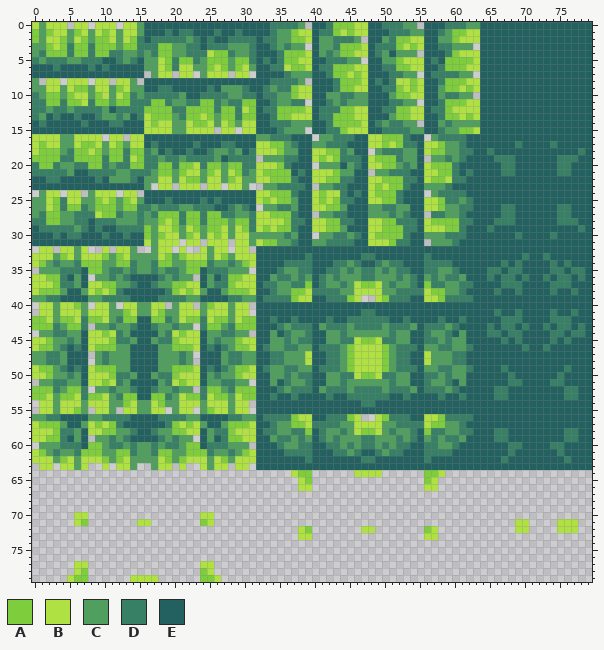
Two versions of one pixel-art file, graphics/source/tilesets/stones.aseprite. The first picture shows the starting point.
80x80 pixels, 1 frame.
Palette (. is transparent): A #7ecd3d  B #b0e143  C #509f5e  D #377f65  E #236060
The same view after the edit:
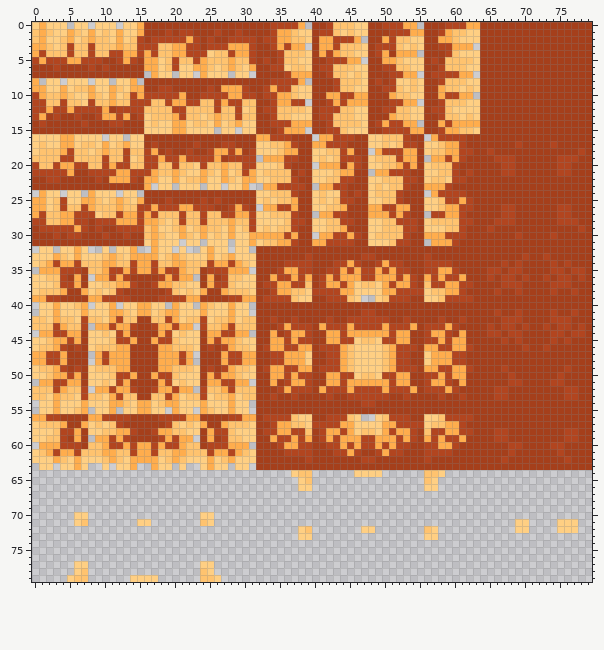
The exact change:
layer "Midnight" now hidden
layer "Evening" now hidden
Colour A changes from #7ecd3d to #ffc36f.
Colour B changes from #b0e143 to #ffcf83.
Colour C changes from #509f5e to #ffad4d.
Colour D changes from #377f65 to #b2451f.
Colour E changes from #236060 to #a53f1b.
